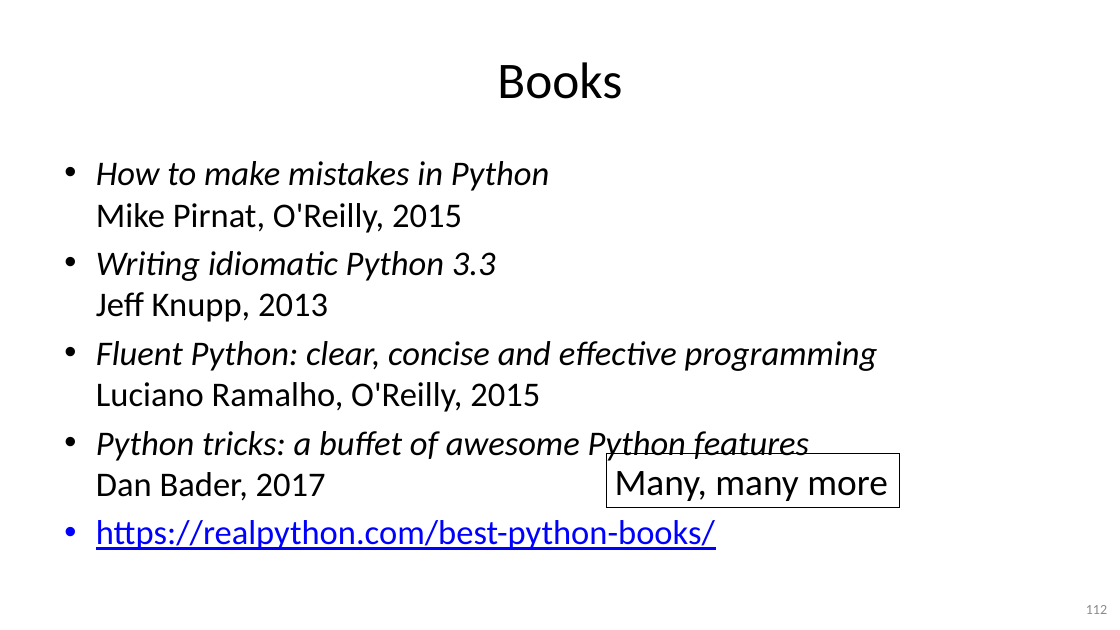
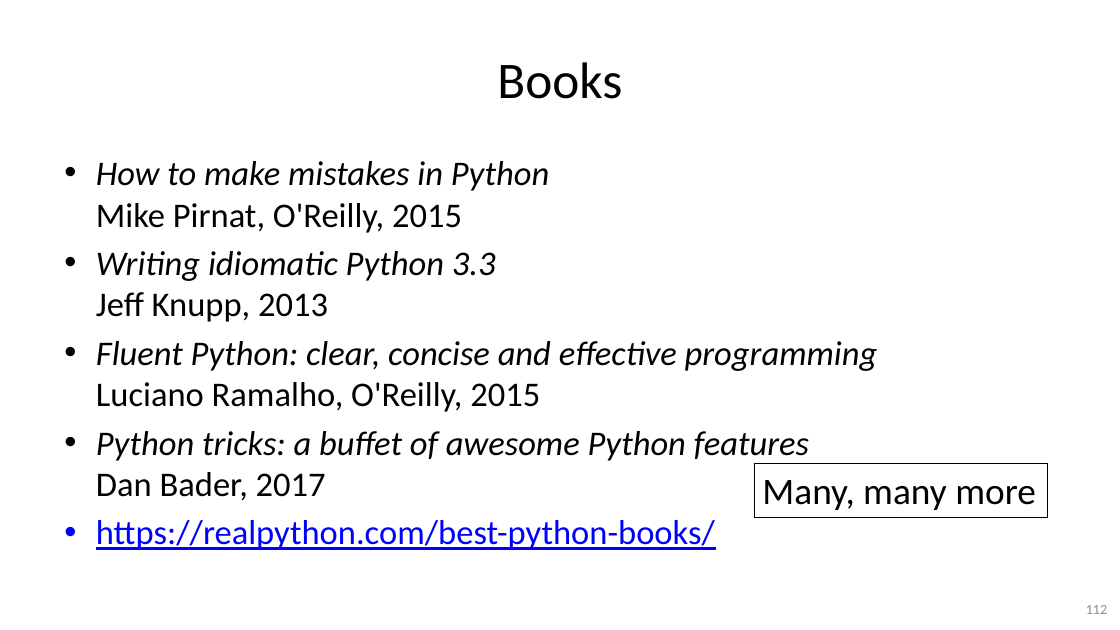
Before and after one commit to gjbex/Python-for-programmers, a slide deck: slide 112 of python_for_programmers.pptx. Drawn at 1120x630 pixels with LibreOffice and Linux fonts; fonts in the diff are those of the drawing. Boxes give left, top, right and bottom in pixels: in the first picture for what was removed or moved away, otherwise in the second. Text is boxed around its words. In the diff, an @@ line names an element or a change of style, - is before the commit and + after.

```diff
--- a/python_for_programmers.pptx
+++ b/python_for_programmers.pptx
@@ rectangle "Many, many more": place and size @@
-rectangle "Many, many more" at (607,454,900,507)
+rectangle "Many, many more" at (755,464,1048,518)
```
Also in this commit, not shown: 1 other slide changed.
